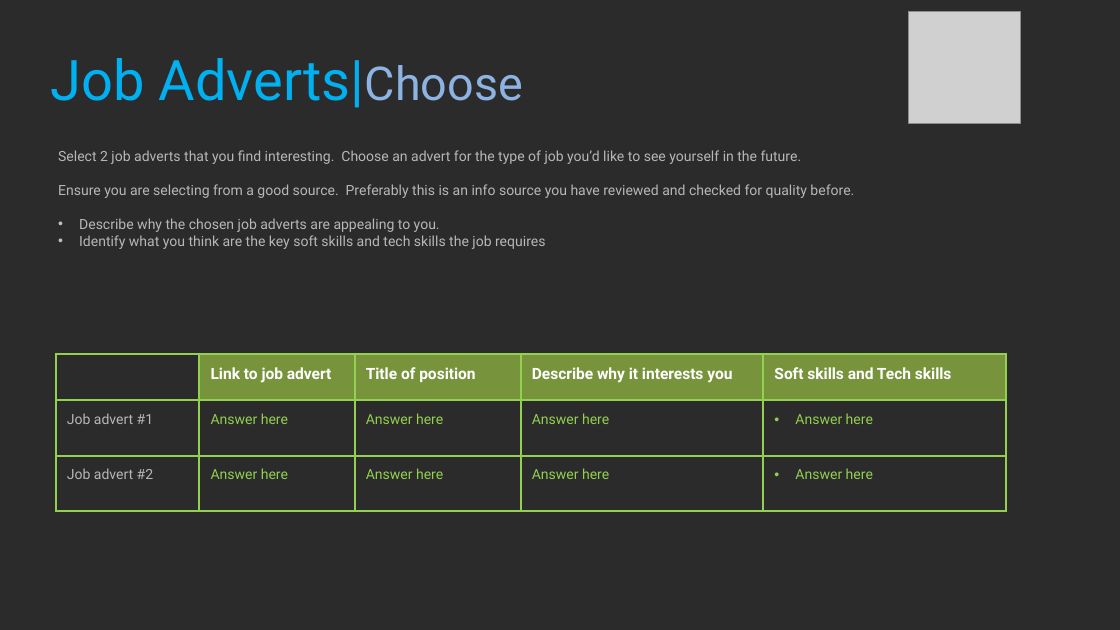
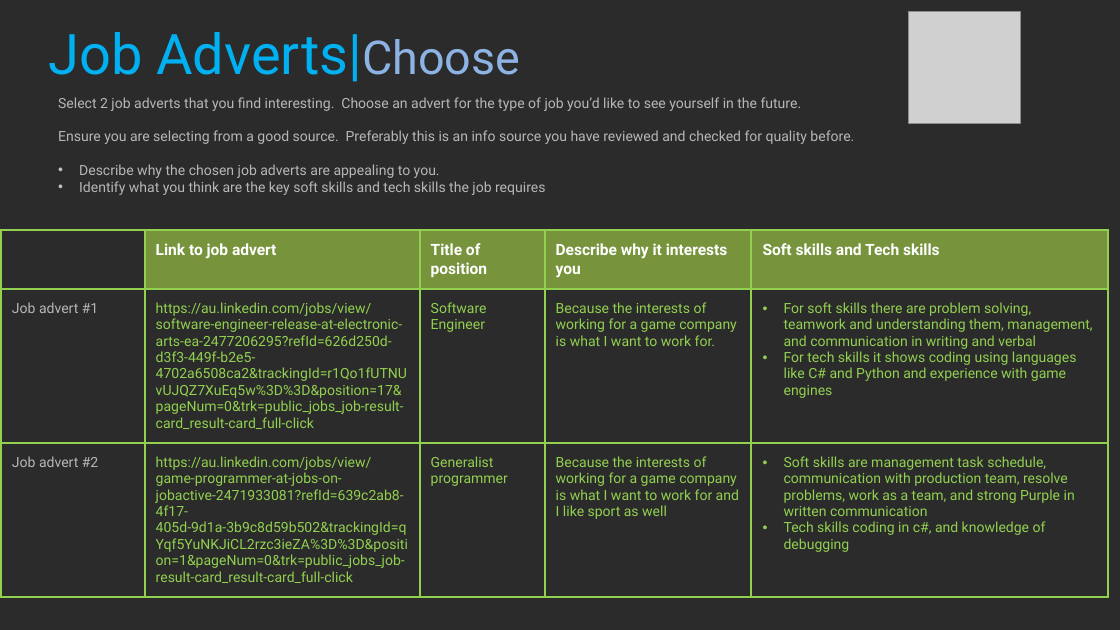
Before and after one commit to Ryszarder/ProfessionalStudies, a slide deck: slide 32 of 2021_Professional_Studies_1_BlakePeck.pptx. Drawn at 1120x630 pixels with LibreOffice and Linux fonts; fonts in the diff are those of the drawing; grey boxes stand for pictures; background and template pictures are left out; a plain dark background stands for a picture behind light text. Boxes give left, top, right and bottom in pixels: in the first picture for what was removed or moved away, otherwise in the second. Text is boxed around its words. In the diff, an @@ line names an element or a change of style, - is before the commit and + after.

```diff
--- a/2021_Professional_Studies_1_BlakePeck.pptx
+++ b/2021_Professional_Studies_1_BlakePeck.pptx
@@ title "Job Adverts|Choose": place and size @@
-title "Job Adverts|Choose" at <box>51,58,523,108</box>
+title "Job Adverts|Choose" at <box>48,32,520,82</box>
@@ text "Select 2 job adverts that ...": place and size @@
-text "Select 2 job adverts that ..." at <box>58,150,854,249</box>
+text "Select 2 job adverts that ..." at <box>58,97,854,195</box>
@@ table at <box>1,231,1109,604</box> @@
-row 2: Job advert #1 | Answer here | Answer here | Answer here | Answer here
+row 2: Job advert #1 | https://au.linkedin.com/jobs/view/software-engineer-release-at-electronic-arts-ea-2477206295?refId=626d250d-d3f3-449f-b2e5-4702a6508ca2&trackingId=r1Qo1fUTNUvUJQZ7XuEq5w%3D%3D&position=17&pageNum=0&trk=public_jobs_job-result-card_result-card_full-click | Software / Engineer | Because the interests of working for a game company is what I want to work for. | For soft skills there are problem solving, teamwork and understanding them, management, and communication in writing and verbal / For tech skills it shows coding using languages like C# and Python and experience with game engines
-row 3: Job advert #2 | Answer here | Answer here | Answer here | Answer here
+row 3: Job advert #2 | https://au.linkedin.com/jobs/view/game-programmer-at-jobs-on-jobactive-2471933081?refId=639c2ab8-4f17-405d-9d1a-3b9c8d59b502&trackingId=qYqf5YuNKJiCL2rzc3ieZA%3D%3D&position=1&pageNum=0&trk=public_jobs_job-result-card_result-card_full-click | Generalist / programmer | Because the interests of working for a game company is what I want to work for and I like sport as well | Soft skills are management task schedule, communication with production team, resolve problems, work as a team, and strong Purple in written communication / Tech skills coding in c#, and knowledge of debugging
@@ table: place and size @@
-table at <box>56,354,1007,514</box>
+table at <box>1,231,1109,604</box>
```
Also in this commit, not shown: 11 other slides changed.
